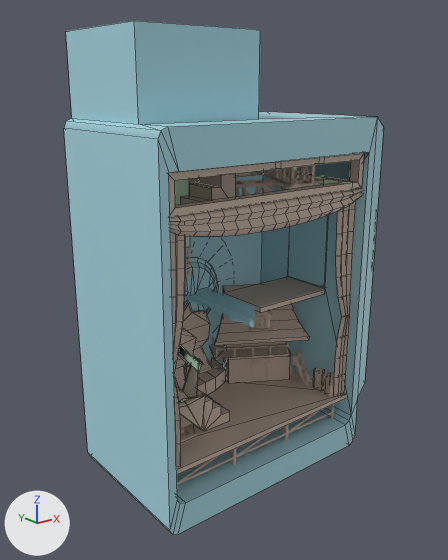
The FBX model Assets/Meshes/Lock.fbx, before and after one commit.
One viewpoint serves both versions: a 50 mm lens placed at (-11.66, -12.09, 10.24), pointed at (1.05, 3.8, 3.88). The lights are fixed; the arrows at lower left show +X, +Y and +Z. Mesh edges are drawn as thin lines on the coarser meshes. Where no turn or scale is listed for an object, it has been applied to the vertices.

Objects in the first picture: 'CeilingBase', 'CurtainBase1', 'CurtainBase2', 'CurtainTop', 'FloorBase1', 'HiddenStairModel', 'HouseModel', 'Key', 'LockHead', 'LockShell', 'PaperCraneModel', 'Platform', 'Wheet10', 'Wheet11', 'Wheet2', 'Wheet4', 'Wheet5', 'Wheet6', 'Wheet9'.
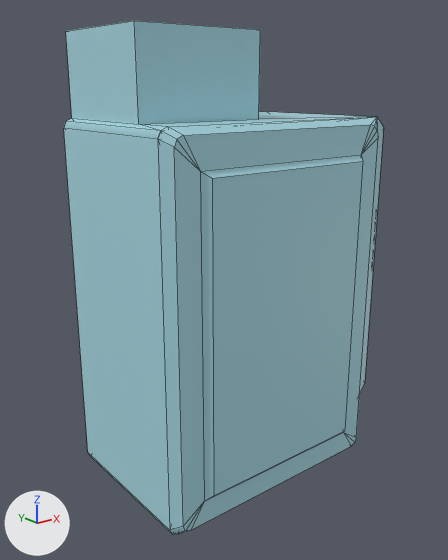
The newer file is also turned or shifted as a whole; pictures and numbers use the older file's frame.

What differs and where, as boxes (x1, y1, x2, y2) in the pictures (448 x 560 px):
'BackShell', added (cyan): after (158, 117, 378, 535)
'Wheet6', deleted: before (325, 375, 330, 393)
'Wheet3', deleted: before (314, 371, 319, 388)
'Wheet10', deleted: before (322, 373, 324, 388)
'Wheet2', deleted: before (313, 368, 316, 381)
'Wheet4', deleted: before (322, 369, 325, 380)
'Wheet9', deleted: before (327, 373, 331, 380)
'FloorBase1', unchanged, covered by the edit: before (177, 370, 346, 475)
'CurtainTop', unchanged, covered by the edit: before (170, 189, 362, 236)
'HouseModel', unchanged, covered by the edit: before (210, 284, 310, 383)
'CeilingBase', unchanged, covered by the edit: before (169, 153, 364, 217)

The change in detail:
Mesh me_mesh_134_1 is new.
It has 31 vertices, 36 faces and spans x -3.89..3.87, y -0.42..0.0, z -6.34..4.72.
It uses material mat_outtermat (cyan #a7d7e2).
Object 'Wheet4' (ob_wheet4) is deleted.
Object 'Wheet5' (ob_wheet5) is deleted.
Object 'Wheet6' (ob_wheet6) is deleted.
Object 'Wheet9' (ob_wheet9) is deleted.
Object 'Wheet7' (ob_wheet7) is deleted.
Object 'Wheet12' (ob_wheet12) is deleted.
Object 'Wheet1' (ob_wheet1) is deleted.
Object 'Wheet8' (ob_wheet8) is deleted.
Object 'Wheet10' (ob_wheet10) is deleted.
Object 'Wheet3' (ob_wheet3) is deleted.
Object 'Wheet2' (ob_wheet2) is deleted.
Object 'Wheet11' (ob_wheet11) is deleted.
Object 'BackShell' (ob_backshell) is new; it shows me_mesh_134_1.
Its location is (0.0, 0.01, 4.63).
